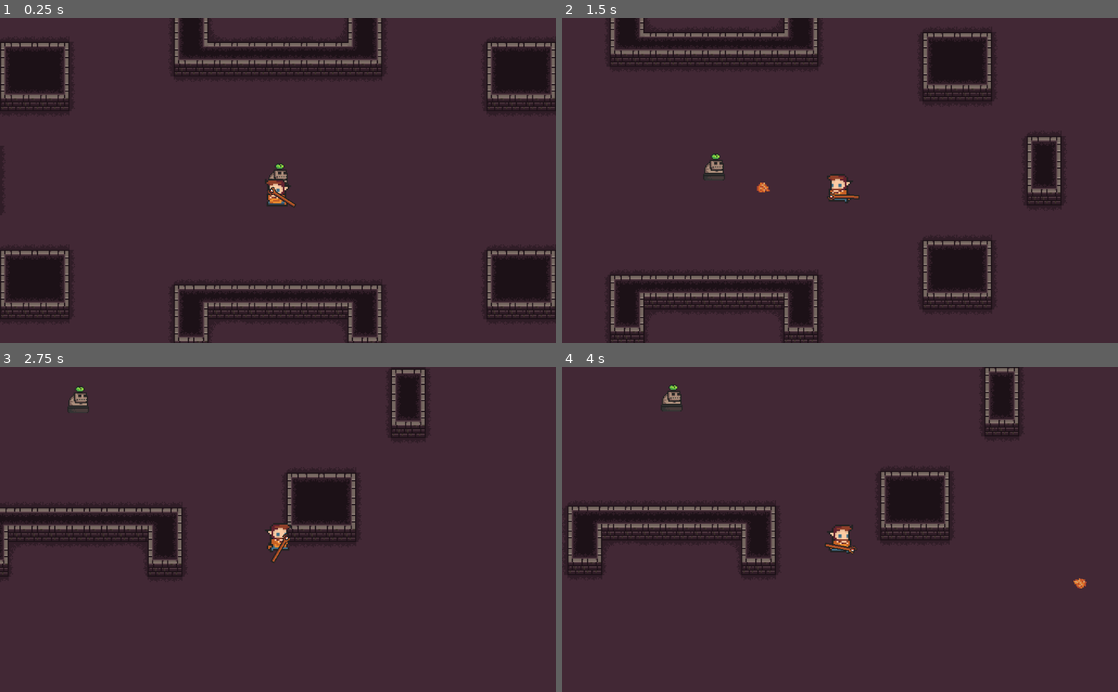
Above: before the commit, frames 1-4 (two rows, left to right).
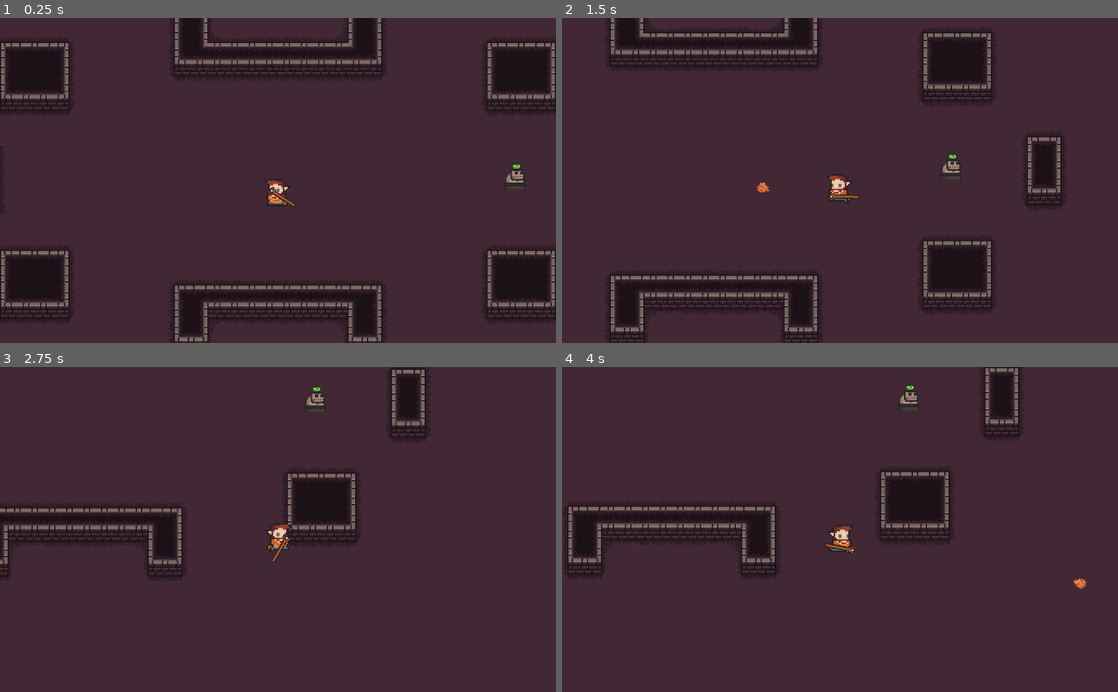
Above: after the commit, the same moments.

Repository: SRitt12/Dungeon-Crawl
Game: Godot game, scene res://Levels/Test Level.tscn
The game is run twice, just before and just after one commit, with the same random seed, the same clock (stepped at 60 frames per second) and the same inputs. Before the commit the project starts from res://Levels/Level 1.tscn.
Inputs (mouse positions are in pixels of both pictures, inside the frame that each line leads up to):
- Up to frame 1 (0.25 s): no input
- Up to frame 2 (1.5 s): move the mouse to (962, 164) at 0.52 s; hold Right (ui_right) 0.53-1.28 s; click (962, 164) at 0.6 s; move the mouse to (728, 196) at 1.27 s; hold Down (ui_down) from 1.28 s (still down); click (728, 196) at 1.35 s
- Up to frame 3 (2.75 s): move the mouse to (333, 458) at 2.02 s; release Down (ui_down) at 2.03 s; hold Right (ui_right) from 2.03 s (still down); click (333, 458) at 2.1 s
- Up to frame 4 (4 s): move the mouse to (812, 594) at 2.77 s; release Right (ui_right) at 2.78 s; hold Up (ui_up) 2.78-3.53 s; click (812, 594) at 2.85 s; move the mouse to (1006, 578) at 3.52 s; hold Left (ui_left) from 3.53 s (still down); click (1006, 578) at 3.6 s

The runs differ from the first frame. In frame 1, 0.3% of the frame differs, in the area x 48-95%, y 44-53%; in frame 2, 0.3%, in the area x 25-72%, y 41-50%; in frame 3, 0.3%; in frame 4, 0.3%.

Commit message:
Attempting bugfixing

Diff:
--- a/Enemies/Zombie.gd
+++ b/Enemies/Zombie.gd
@@ -36,6 +36,7 @@
 		var space_state = get_world_2d().direct_space_state
 		var sight_check = space_state.intersect_ray(position, player.position, [self], collision_mask)
 		if sight_check:
+			print(str(player.position) + ", " + str(position))
 			if sight_check.collider.name == "Player":
 				print("Player in sight")
 				player_in_los = true
--- a/Levels/Level 1.tscn
+++ b/Levels/Test Level.tscn
@@ -1,9 +1,9 @@
 [gd_scene load_steps=101 format=2]
 
 [ext_resource path="res://Player/Player.tscn" type="PackedScene" id=1]
-[ext_resource path="res://Assets/floor_tiles.png" type="Texture" id=2]
-[ext_resource path="res://Assets/wall_tiles.png" type="Texture" id=3]
-[ext_resource path="res://Enemies/Zombie.tscn" type="PackedScene" id=4]
+[ext_resource path="res://Enemies/Zombie.tscn" type="PackedScene" id=2]
+[ext_resource path="res://Assets/floor_tiles.png" type="Texture" id=3]
+[ext_resource path="res://Assets/wall_tiles.png" type="Texture" id=4]
 
 [sub_resource type="NavigationPolygon" id=50]
 vertices = PoolVector2Array( 0, 0, 32, 0, 32, 32, 0, 32 )
@@ -667,7 +667,7 @@
 } ]
 0/z_index = 0
 
-[node name="Level 1" type="Node2D"]
+[node name="Test Level" type="Node2D"]
 
 [node name="Navigation2D" type="Navigation2D" parent="."]
 
@@ -686,6 +686,7 @@
 format = 1
 tile_data = PoolIntArray( -589841, 0, 131074, -589840, 0, 65536, -589839, 0, 65536, -589838, 0, 65536, -589837, 0, 6553 …(2419 unchanged characters)…
 
-[node name="Zombie" parent="." instance=ExtResource( 4 )]
+[node name="Zombie" parent="." instance=ExtResource( 2 )]
+position = Vector2( 218, 0 )
 
 [node name="Player" parent="." instance=ExtResource( 1 )]
--- a/project.godot
+++ b/project.godot
@@ -11,7 +11,7 @@
 [application]
 
 config/name="Dungeon Crawl"
-run/main_scene="res://Levels/Level 1.tscn"
+run/main_scene="res://Levels/Test Level.tscn"
 config/icon="res://icon.png"
 
 [display]
@@ -100,4 +100,3 @@
 quality/driver/driver_name="GLES2"
 vram_compression/import_etc=true
 vram_compression/import_etc2=false
-environment/default_environment="res://default_env.tres"
Not shown: 2 places in Levels/Test Level.tscn that only renumber resources
